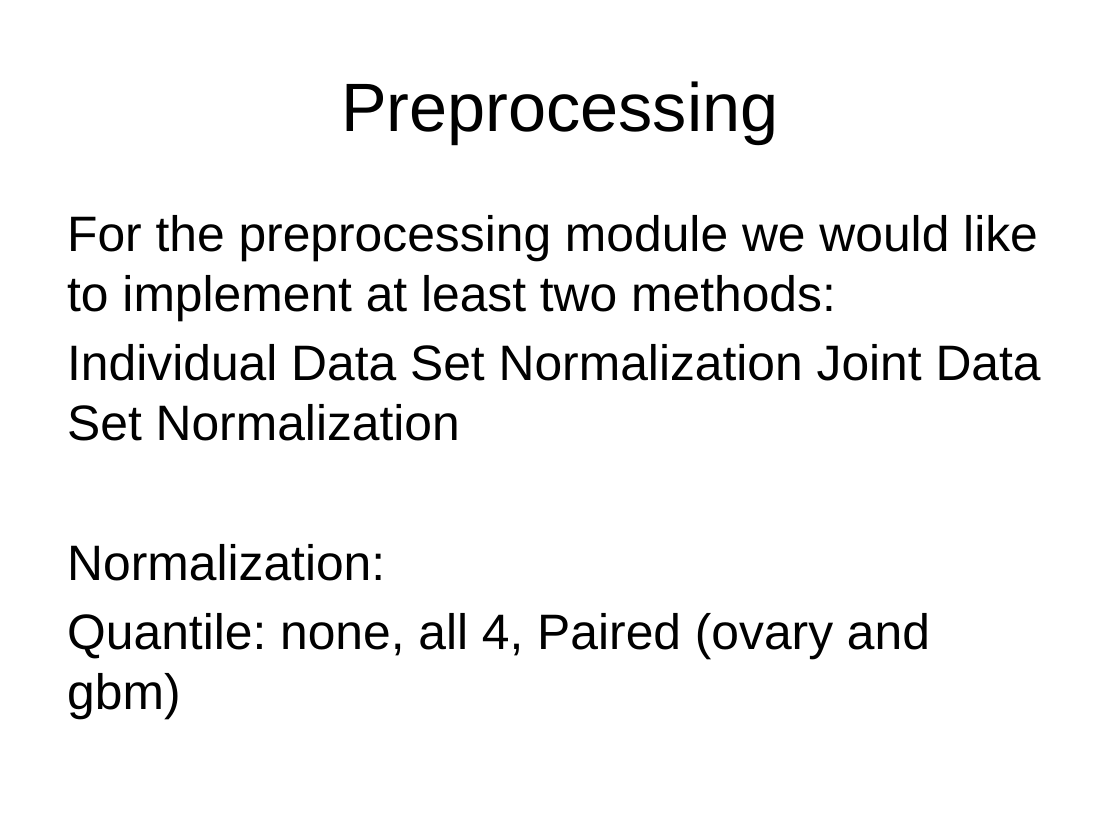
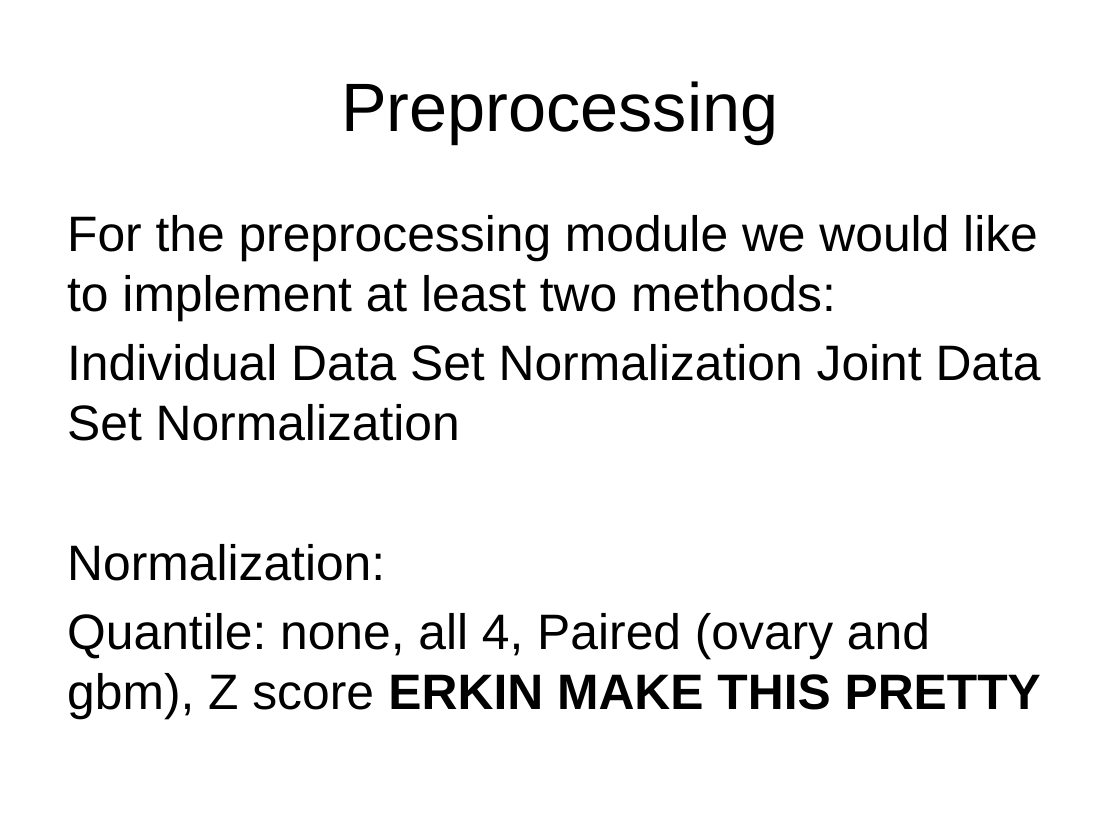
Before and after one commit to eotles/CS838, a slide deck: slide 9 of ProjectPresentation.pptx (slide 8 before the commit). Drawn at 1120x840 pixels with LibreOffice and Linux fonts; fonts in the diff are those of the drawing. Boxes give left, top, right and bottom in pixels: in the first picture for what was removed or moved away, otherwise in the second. Text is boxed around its words. In the diff, an @@ line names an element or a change of style, - is before the commit and + after.

```diff
--- a/ProjectPresentation.pptx
+++ b/ProjectPresentation.pptx
@@ text at (67, 613, 1041, 719): text changed @@
-Quantile: none, all 4, Paired (ovary and gbm)
+Quantile: none, all 4, Paired (ovary and gbm), Z score ERKIN MAKE THIS PRETTY
```
Also in this commit, not shown: 3 other slides changed, 4 slides added, 2 slides removed, 1 other file.
